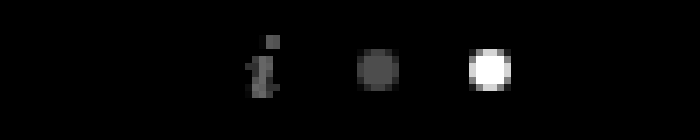
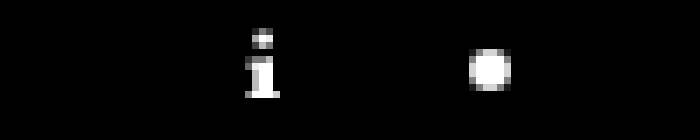
Two versions of the same layered image (700×140). Layer-by-layer changes:
removed group "Group 1" (3 layers) over [left=245, top=28, right=399, bottom=98]
moved "i" out of group "Group 1", painted on it over [left=245, top=28, right=280, bottom=98]
renamed "Layer 3" to "Layer 4", moved it out of group "Group 1", painted on it over [left=357, top=49, right=399, bottom=91]
moved "Layer 2" out of group "Group 1" over [left=245, top=28, right=399, bottom=98]
